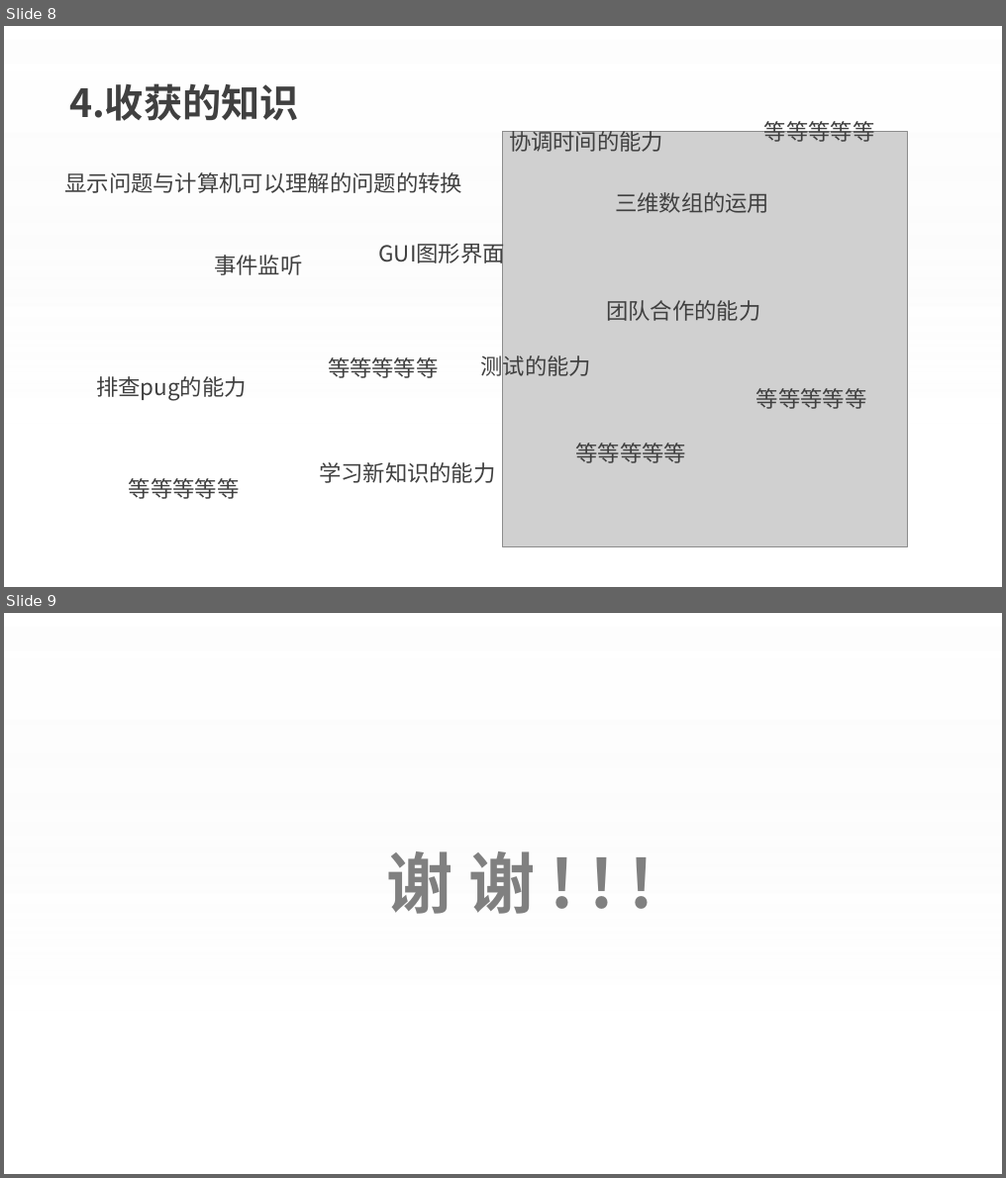
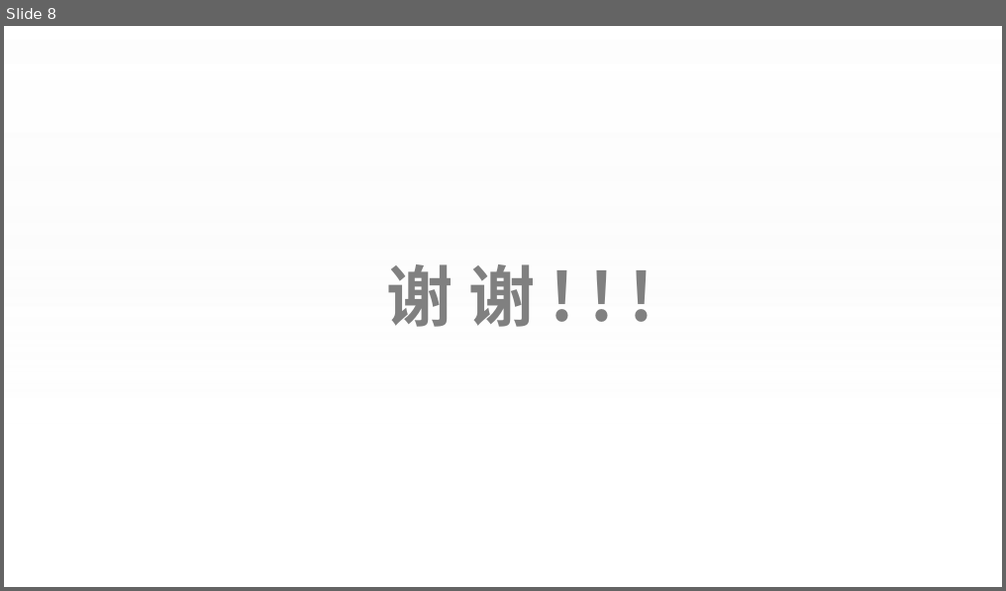
Before and after one commit to HAHA-debug-psg/chess, a slide deck: project.pptx. Shown one above the other, each under a label of ours: slides 8 and 9 before the commit, slide 8 after it. The pictures are 1006x1178 and 1006x591 pixels, drawn with LibreOffice and Linux fonts; fonts in the diff are those of the drawing; grey boxes stand for pictures; background and template pictures are left out. Boxes give left, top, right and bottom in pixels: in the first picture for what was removed or moved away, otherwise in the second. Text is boxed around its words. In the diff, an @@ line names an element or a change of style, - is before the commit and + after.

```diff
--- a/project.pptx
+++ b/project.pptx
@@ slide 8 removed at [4,26,1002,587], background picture (left out); not listed: 1 template element that a slide beside it also shows @@
@@ text removed at [69,83,299,121] @@
-4.收获的知识
@@ picture removed at [503,131,907,547] @@
@@ text removed at [509,128,663,152] @@
-协调时间的能力
@@ text removed at [764,117,875,142] @@
-等等等等等
@@ text removed at [64,173,462,193] @@
-显示问题与计算机可以理解的问题的转换
@@ text removed at [615,192,769,213] @@
-三维数组的运用
@@ text removed at [214,255,302,275] @@
-事件监听
@@ text removed at [379,240,505,268] @@
-GUI图形界面
@@ text removed at [606,300,760,321] @@
-团队合作的能力
@@ text removed at [96,376,247,400] @@
-排查pug的能力
@@ text removed at [328,358,439,378] @@
-等等等等等
@@ text removed at [481,353,592,380] @@
-测试的能力
@@ text removed at [756,388,867,409] @@
-等等等等等
@@ text removed at [319,463,496,483] @@
-学习新知识的能力
@@ text removed at [575,443,686,464] @@
-等等等等等
@@ text removed at [129,478,240,499] @@
-等等等等等
@@ what was slide 9 is now slide 8 @@
```
Also in this commit, not shown: 3 slides changed.
